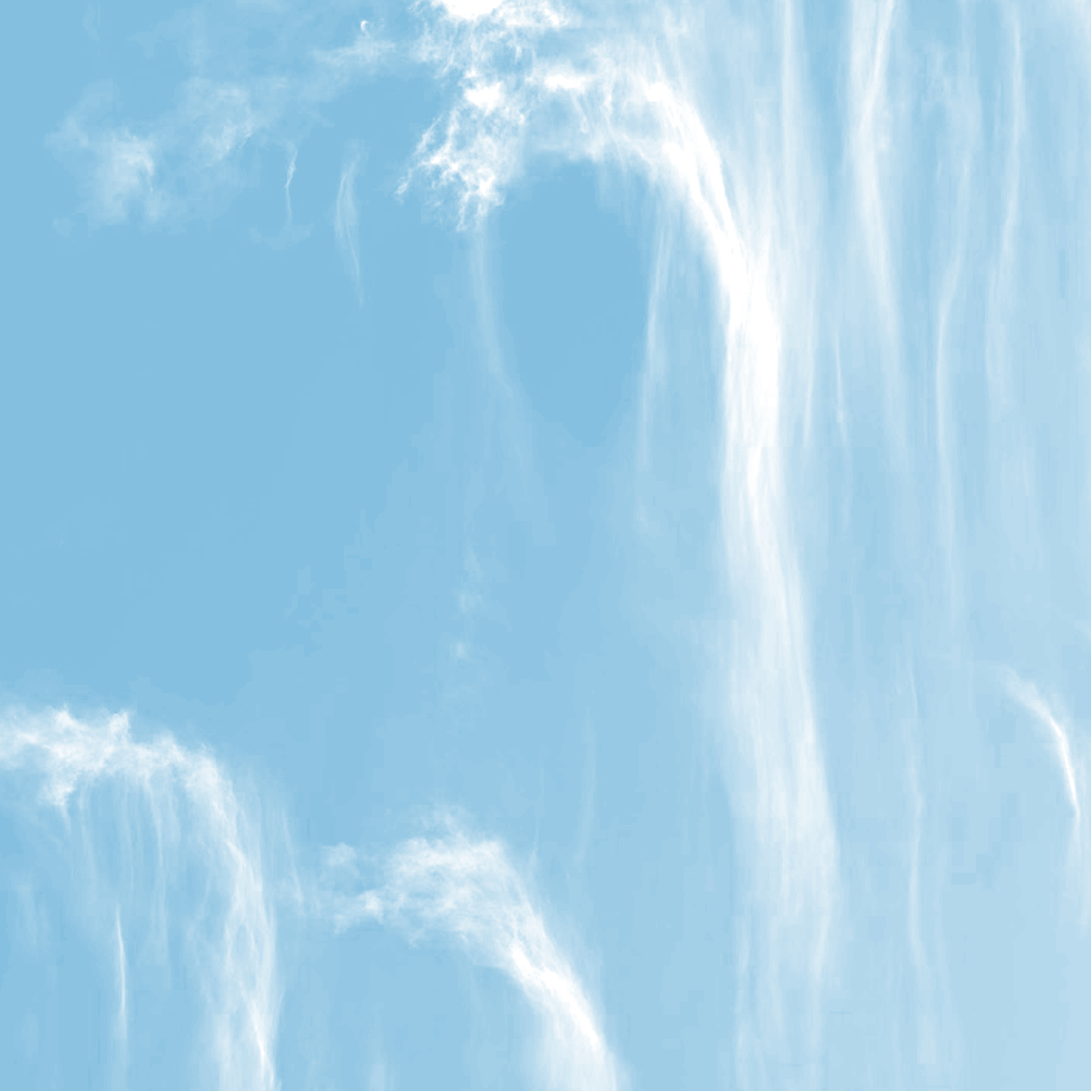
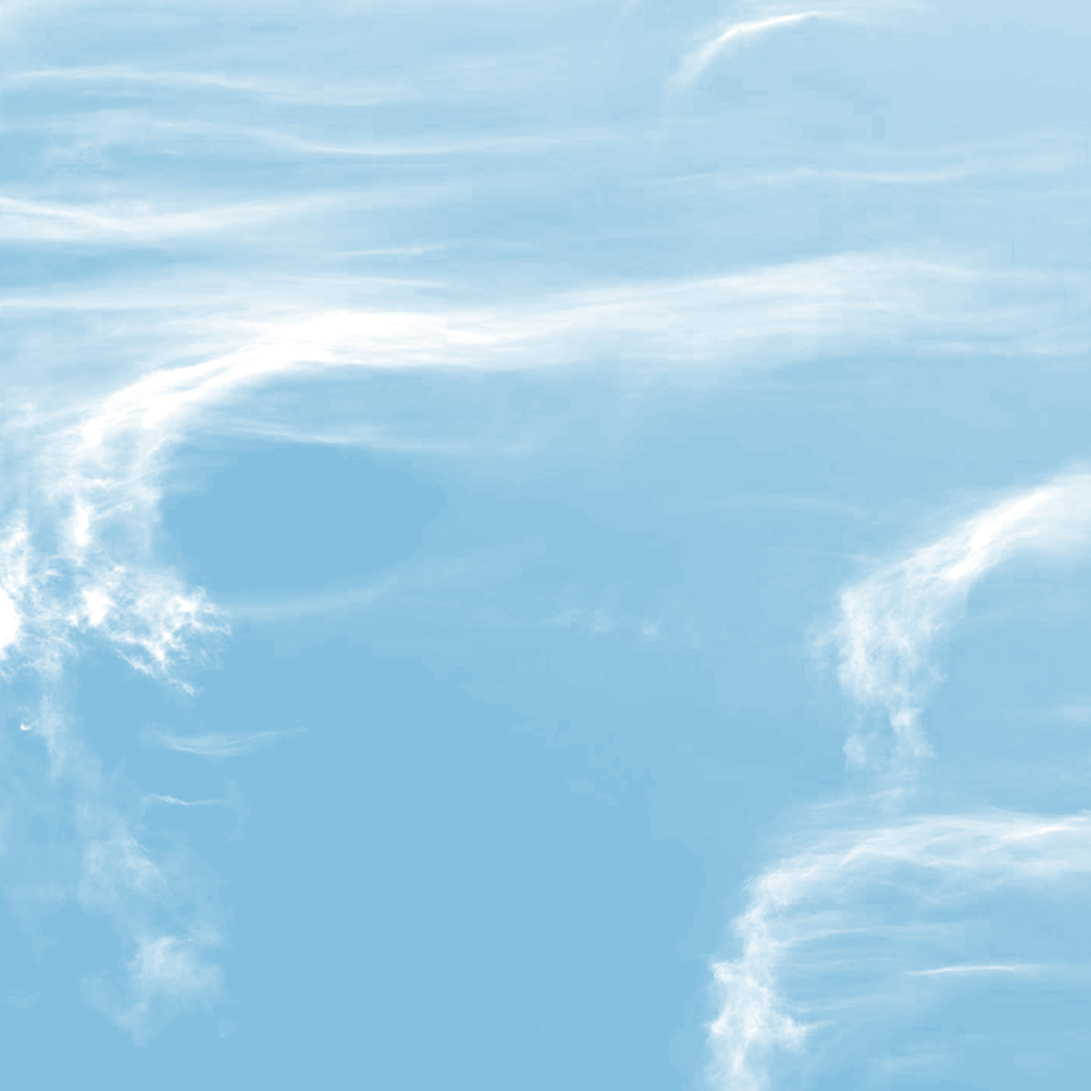
Layered file, before and after one edit (1091x1091). Changes by layer:
painted on "Transparency Mask 1" over (0, 0, 1091, 1091)
painted on "Background" over (0, 0, 1091, 1091)
